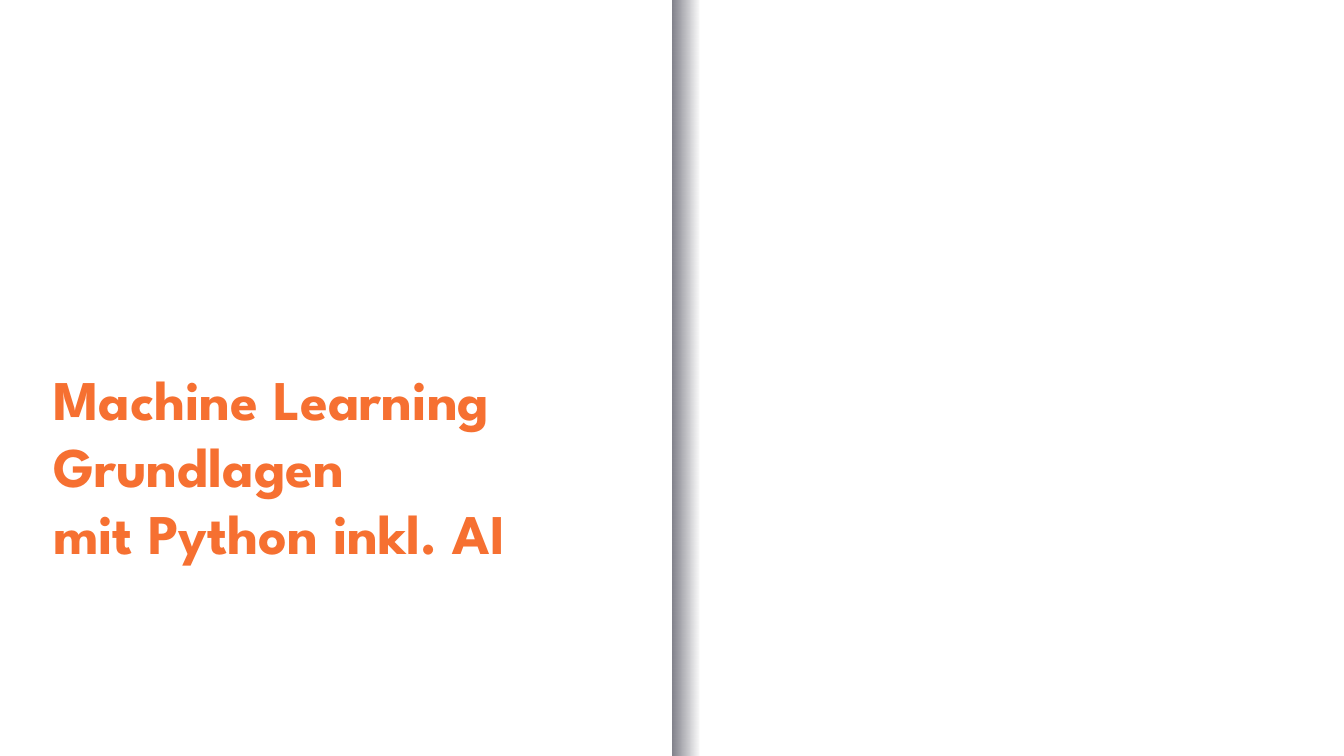
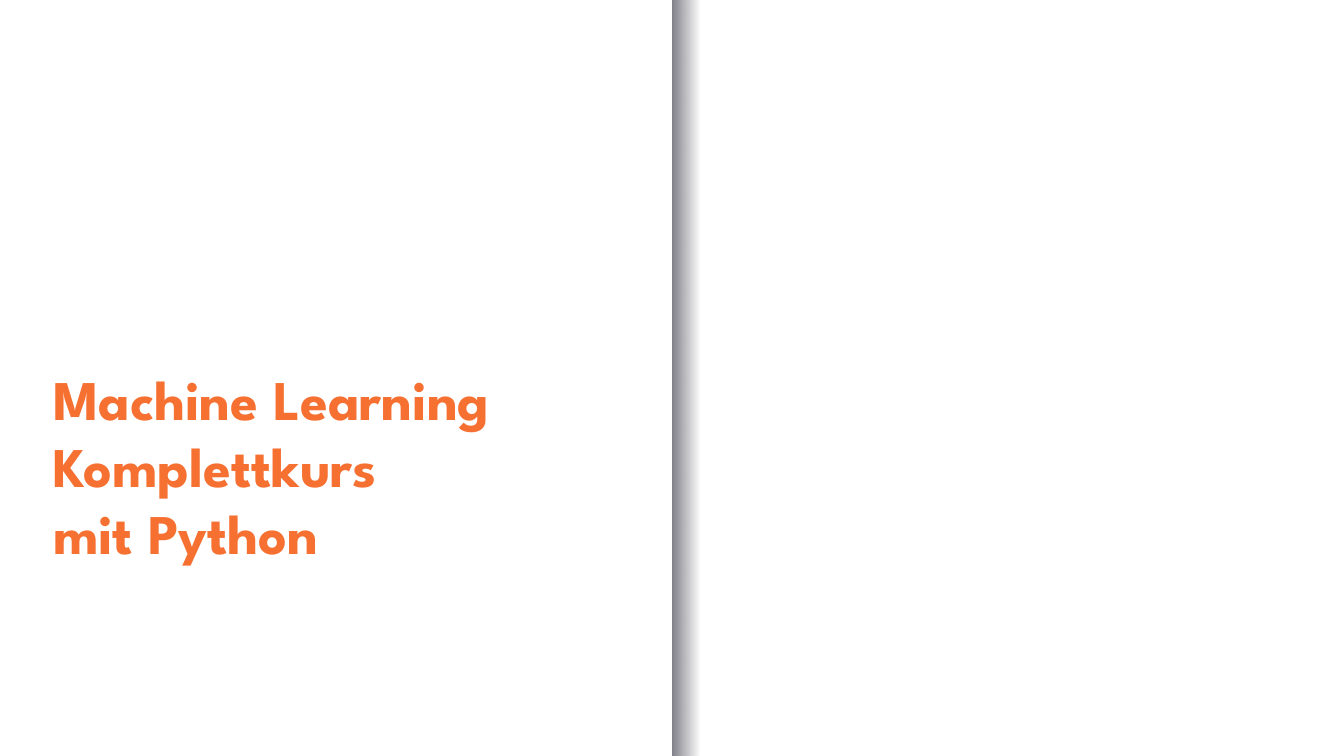
Before and after one commit to franneck94/UdemyML, a slide deck: slide 1 of lectures/Introduction.pptx. Drawn at 1344x756 pixels with LibreOffice and Linux fonts; fonts in the diff are those of the drawing; background and template pictures are left out. Boxes give left, top, right and bottom in pixels: in the first picture for what was removed or moved away, otherwise in the second. Text is boxed around its words. In the diff, an @@ line names an element or a change of style, - is before the commit and + after.

```diff
--- a/lectures/Introduction.pptx
+++ b/lectures/Introduction.pptx
@@ title at (x1=53, y1=381, x2=489, y2=566): text changed @@
-Machine Learning Grundlagen
-mit Python inkl. AI
+Machine Learning Komplettkurs
+mit Python
```
Also in this commit, not shown: 1 other slide changed, 1 slide removed, 3 other files.
